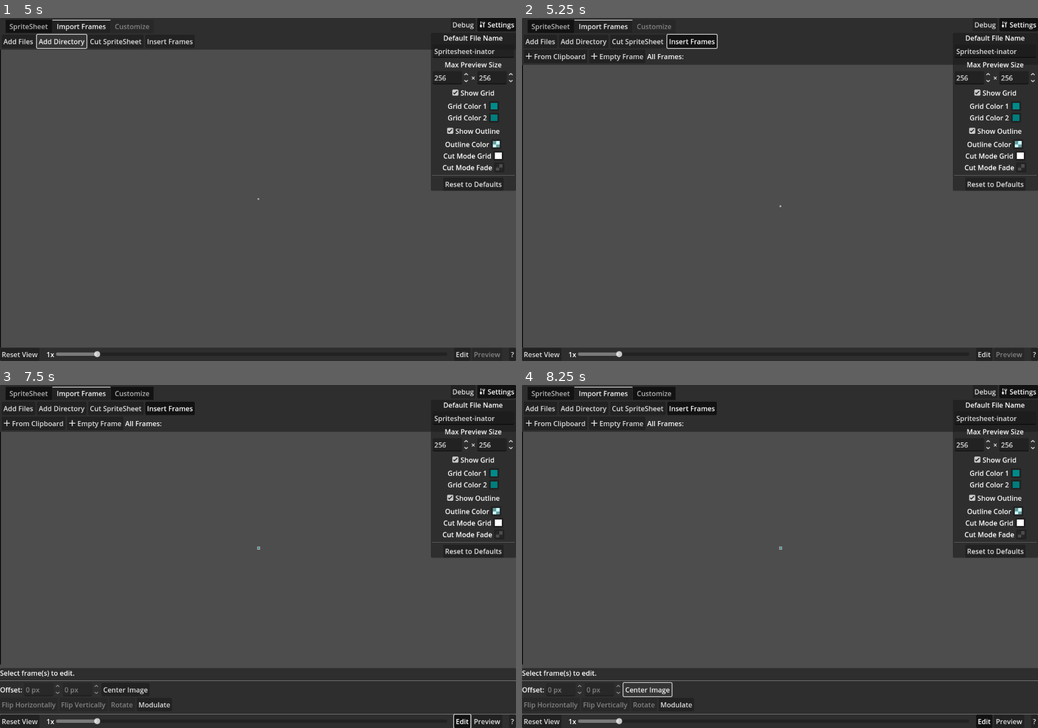
Above: before the commit, frames 1-4 (two rows, left to right).
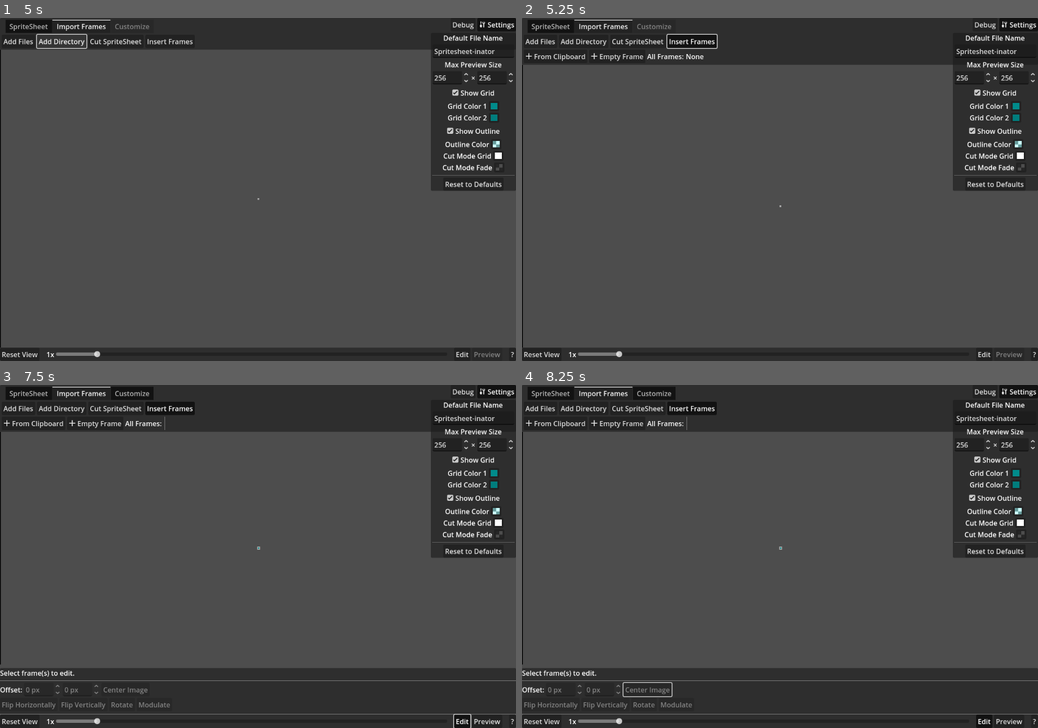
Above: after the commit, the same moments.

Repository: KoBeWi/Godot-Spritesheet-Generator
Game: Godot game, scene res://Rework/Main.tscn
Two runs of this game, one before a commit and one after it. Both use one fixed random seed, a clock stepped at 60 frames per second and the inputs below.
Inputs (mouse positions are in pixels of both pictures, inside the frame that each line leads up to):
- Up to frame 1 (5 s): click "Cut SpriteSheet" at 0.5 s; click "Reset View" at 1.25 s; click "Settings" at 2 s; click "Reset to Defaults" at 2.75 s; click "Add Files" at 3.5 s; click "Add Directory" at 4.25 s
- Up to frame 2 (5.25 s): click "Insert Frames" at 5 s
- Up to frame 3 (7.5 s): click "Empty Frame" at 5.75 s; click "From Clipboard" at 6.5 s; click "Edit" at 7.25 s
- Up to frame 4 (8.25 s): click (645, 690) at 8 s, where only the run before the commit has a clickable "Center Image"

Frame 1 is identical in both runs. In frame 2, less than 0.1% of the frame differs, in the area x 31-36%, y 10-13%; in frame 3, 0.1%; in frame 4, 0.1%, in the area x 20-33%, y 9-94%.

Commit message:
Added readder

Diff:
--- a/Rework/Edit.gd
+++ b/Rework/Edit.gd
@@ -5,7 +5,7 @@
 
 @onready var offset_x: SpinBox = %OffsetX
 @onready var offset_y: SpinBox = %OffsetY
-@onready var buttons: Array[Button] = [%EditFlipX, %EditFlipY, %EditTranspose]
+@onready var buttons: Array[Button] = [%CenterImage, %EditFlipX, %EditFlipY, %EditTranspose, %EditModulate]
 @onready var mod_parent: VBoxContainer = %ModParent
 @onready var mod_list: Control = %ModList
 
--- a/Rework/ImportFrames.gd
+++ b/Rework/ImportFrames.gd
@@ -3,6 +3,7 @@
 const FORMATS = ["bmp", "dds", "exr", "hdr", "jpg", "jpeg", "png", "tga", "svg", "svgz", "webp"]
 
 @onready var repack: PanelContainer = %Repack
+@onready var frame_container: HBoxContainer = %FrameContainer
 
 var filter_cache: PackedStringArray
 var spritesheet: SpriteSheet:
@@ -15,6 +16,8 @@
 	filter_cache = FORMATS.map(func(format: String) -> String: return "*.%s" % format)
 	var filter_string := ", ".join(filter_cache) + ";Image File"
 	filter_cache = [filter_string]
+
+	owner.ready.connect(update_all_frames)
 
 func _on_files_dropped(files: PackedStringArray):
 	for file in files:
@@ -105,3 +108,34 @@
 
 func ensure_size(s: Vector2i):
 	spritesheet.frame_size = spritesheet.frame_size.max(s)
+
+func update_all_frames():
+	for frame in frame_container.get_children():
+		frame.free()
+
+	if spritesheet.all_frames.is_empty():
+		var label := Label.new()
+		label.text = "None"
+		frame_container.add_child(label)
+		return
+
+	frame_container.add_child(VSeparator.new())
+	for frame in spritesheet.all_frames:
+		if frame.image.get_size() == Vector2i(1, 1):
+			continue
+
+		var trect := TextureRect.new()
+		trect.expand_mode = TextureRect.EXPAND_FIT_WIDTH_PROPORTIONAL
+		trect.mouse_filter = Control.MOUSE_FILTER_STOP
+		trect.texture = frame.texture
+		frame_container.add_child(trect)
+
+		trect.gui_input.connect(add_deleted_frame.bind(frame))
+
+		frame_container.add_child(VSeparator.new())
+
+func add_deleted_frame(event: InputEvent, frame: SpriteSheet.Frame):
+	var mb := event as InputEventMouseButton
+	if mb and mb.pressed and mb.button_index == MOUSE_BUTTON_LEFT:
+		spritesheet.frames.append(frame)
+		owner.queue_update_frames() # TODO: This will reload the frame_container, which is not ideal.
--- a/Rework/Main.gd
+++ b/Rework/Main.gd
@@ -4,6 +4,7 @@
 
 @onready var tabs: TabContainer = %Tabs
 @onready var sprite_sheet_grid: GridContainer = %SpriteSheetGrid
+@onready var import_frames: VBoxContainer = %"Import Frames"
 @onready var preview: PanelContainer = %Preview
 @onready var preview_button: Button = %PreviewButton
 
@@ -46,6 +47,7 @@
 
 func _discard_spritesheet() -> void:
 	spritesheet = null
+	save_path.text = ""
 	_new_spritesheet()
 	queue_update_frames()
 
@@ -59,6 +61,7 @@
 
 	var updater := func():
 		sprite_sheet_grid.update_frame_list()
+		import_frames.update_all_frames()
 		update_size()
 		update_pending = false
 
--- a/Rework/Main.tscn
+++ b/Rework/Main.tscn
@@ -171,6 +171,7 @@
 horizontal_alignment = 1
 
 [node name="Import Frames" type="VBoxContainer" parent="VBoxContainer/PanelContainer/MarginContainer/Tabs"]
+unique_name_in_owner = true
 layout_mode = 2
 script = ExtResource("3_tsi6q")
 metadata/_tab_index = 1
@@ -219,7 +220,8 @@
 horizontal_scroll_mode = 3
 vertical_scroll_mode = 3
 
-[node name="HBoxContainer" type="HBoxContainer" parent="VBoxContainer/PanelContainer/MarginContainer/Tabs/Import Frames/InsertFrames/ScrollContainer"]
+[node name="FrameContainer" type="HBoxContainer" parent="VBoxContainer/PanelContainer/MarginContainer/Tabs/Import Frames/InsertFrames/ScrollContainer"]
+unique_name_in_owner = true
 layout_mode = 2
 size_flags_horizontal = 3
 size_flags_vertical = 3
@@ -561,7 +563,8 @@
 suffix = "px"
 select_all_on_focus = true
 
-[node name="Button" type="Button" parent="VBoxContainer/VSplitContainer/Edit/VBoxContainer/HBoxContainer2"]
+[node name="CenterImage" type="Button" parent="VBoxContainer/VSplitContainer/Edit/VBoxContainer/HBoxContainer2"]
+unique_name_in_owner = true
 layout_mode = 2
 text = "Center Image"
 
@@ -1066,7 +1069,7 @@
 [connection signal="value_changed" from="VBoxContainer/VSplitContainer/HSplitContainer/Preview/MarginContainer/VBoxContainer/HBoxContainer/SpinBox" to="VBoxContainer/VSplitContainer/HSplitContainer/Preview" method="_on_fps_changed"]
 [connection signal="value_changed" from="VBoxContainer/VSplitContainer/Edit/VBoxContainer/HBoxContainer2/OffsetX" to="VBoxContainer/VSplitContainer/Edit" method="offset_x_changed"]
 [connection signal="value_changed" from="VBoxContainer/VSplitContainer/Edit/VBoxContainer/HBoxContainer2/OffsetY" to="VBoxContainer/VSplitContainer/Edit" method="offset_y_changed"]
-[connection signal="pressed" from="VBoxContainer/VSplitContainer/Edit/VBoxContainer/HBoxContainer2/Button" to="VBoxContainer/VSplitContainer/Edit" method="center_image"]
+[connection signal="pressed" from="VBoxContainer/VSplitContainer/Edit/VBoxContainer/HBoxContainer2/CenterImage" to="VBoxContainer/VSplitContainer/Edit" method="center_image"]
 [connection signal="pressed" from="VBoxContainer/VSplitContainer/Edit/VBoxContainer/HBoxContainer/EditFlipX" to="VBoxContainer/VSplitContainer/Edit" method="_flip_x"]
 [connection signal="pressed" from="VBoxContainer/VSplitContainer/Edit/VBoxContainer/HBoxContainer/EditFlipY" to="VBoxContainer/VSplitContainer/Edit" method="_flip_y"]
 [connection signal="pressed" from="VBoxContainer/VSplitContainer/Edit/VBoxContainer/HBoxContainer/EditTranspose" to="VBoxContainer/VSplitContainer/Edit" method="_transpose"]
--- a/Rework/SpriteSheetGrid.gd
+++ b/Rework/SpriteSheetGrid.gd
@@ -9,13 +9,17 @@
 @onready var horizontal_margin: SpinBox = %HorizontalMargin
 @onready var vertical_margin: SpinBox = %VerticalMargin
 
+var spritesheet: SpriteSheet:
+	get:
+		return owner.spritesheet
+
 var had_selection: bool
 
 func _ready() -> void:
 	Settings.subscribe(update_grid)
 
 func update_frame_list():
-	var missing_frames: Array[SpriteSheet.Frame] = owner.spritesheet.frames.duplicate()
+	var missing_frames: Array[SpriteSheet.Frame] = spritesheet.frames.duplicate()
 	column_count.max_value = missing_frames.size()
 
 	for container: FrameContainer in get_children():
@@ -27,11 +31,11 @@
 
 	for frame in missing_frames:
 		var new_container := FrameContainer.SCENE.instantiate()
-		new_container.spritesheet = owner.spritesheet
+		new_container.spritesheet = spritesheet
 		add_child(new_container)
 		new_container.selection_changed.connect(edit.update_frames)
 
-	var frames: Array[SpriteSheet.Frame] = owner.spritesheet.frames
+	var frames: Array[SpriteSheet.Frame] = spritesheet.frames
 	for i in frames.size():
 		get_child(i).frame = frames[i]
 		get_child(i).update()
@@ -84,7 +88,7 @@
 	update_columns()
 
 func update_margins() -> void:
-	owner.spritesheet.margins = Vector2i(horizontal_margin.value, vertical_margin.value)
+	spritesheet.margins = Vector2i(horizontal_margin.value, vertical_margin.value)
 	for container: FrameContainer in get_children():
 		container.update_margins()
 
@@ -102,7 +106,6 @@
 	if k:
 		if k.pressed and k.keycode == KEY_DELETE:
 			var was_deleted: bool
-			var spritesheet: SpriteSheet = owner.spritesheet
 			for container: FrameContainer in get_children():
 				if container.is_selected():
 					spritesheet.frames.erase(container.frame)
